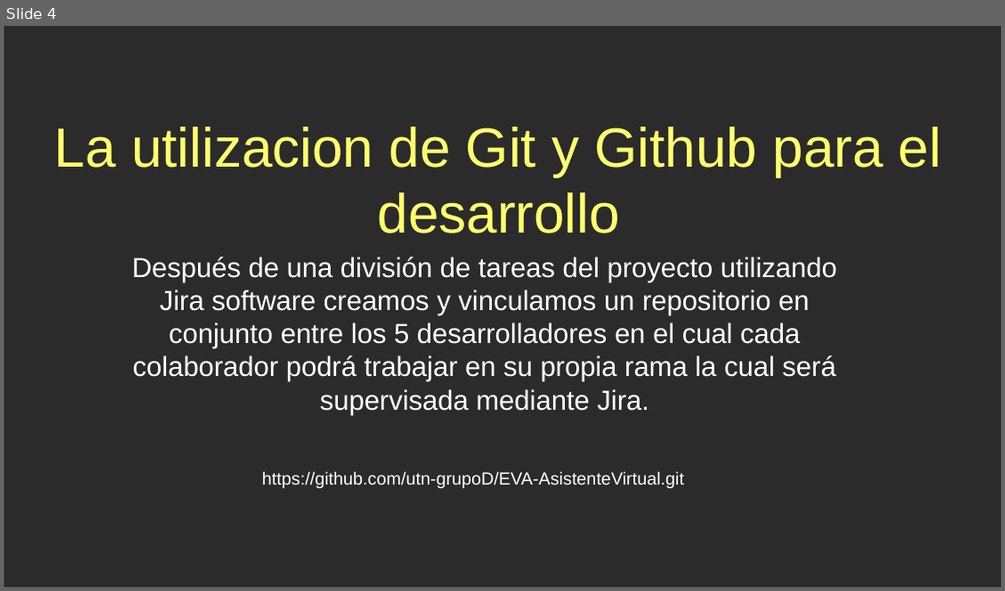
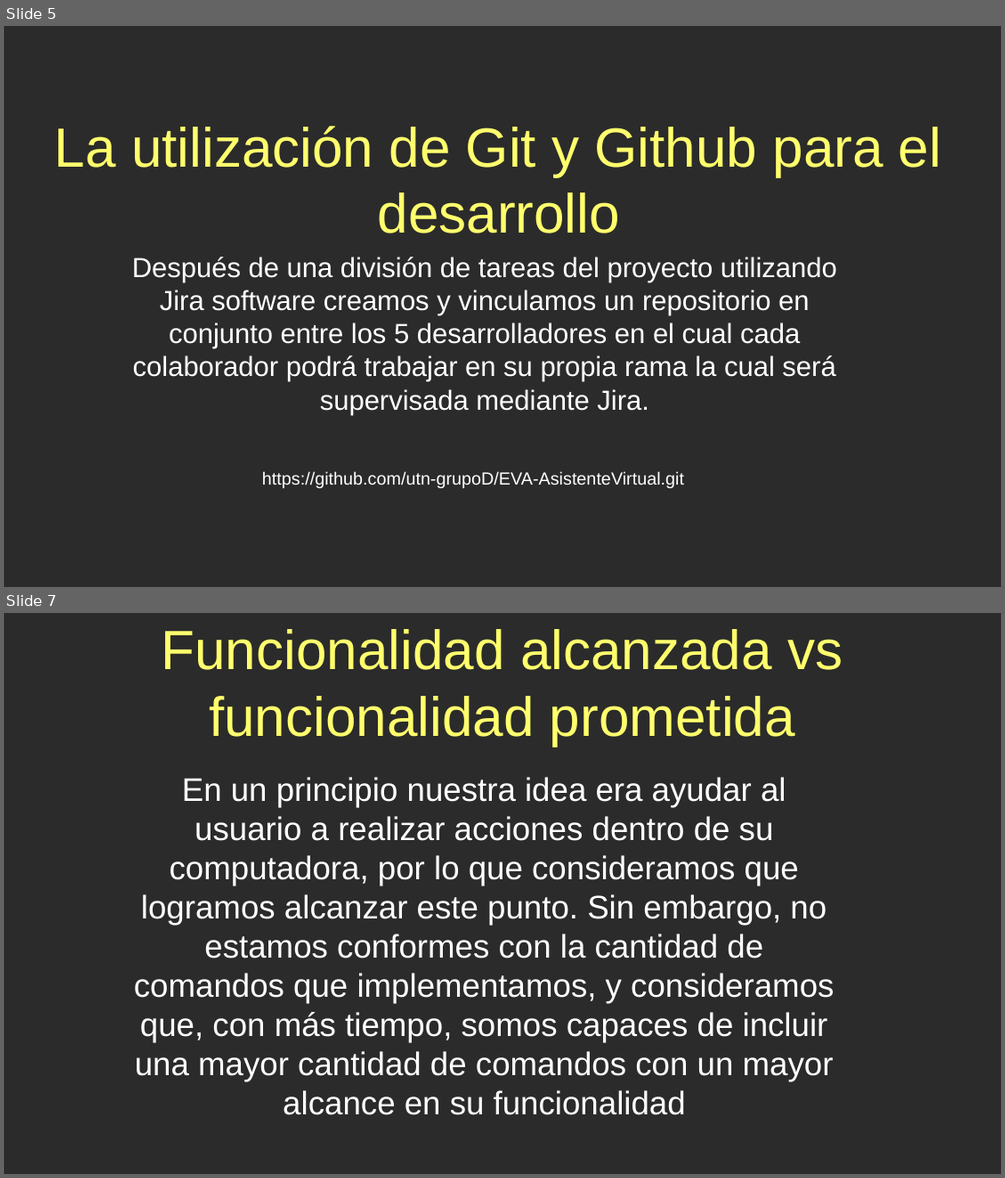
Before and after one commit to utn-grupoD/EVA-AsistenteVirtual, a slide deck: Presentacion del proyecto/Presentacion Asistente Virtual.odp. Shown one above the other, each under a label of ours: slide 4 before the commit, slides 5 and 7 after it; the slides between them are not shown. The pictures are 1005x591 and 1005x1178 pixels, drawn with LibreOffice and Linux fonts; fonts in the diff are those of the drawing; background and template pictures are left out; a plain dark background stands for a picture behind light text. Boxes give left, top, right and bottom in pixels: in the first picture for what was removed or moved away, otherwise in the second. Text is boxed around its words. In the diff, an @@ line names an element or a change of style, - is before the commit and + after.

```diff
--- a/Presentacion del proyecto/Presentacion Asistente Virtual.odp
+++ b/Presentacion del proyecto/Presentacion Asistente Virtual.odp
@@ slide 7 added at [4,613,1001,1174], background picture (left out) @@
@@ text added at [162,629,842,746], 44 pt, text #FFFF6D @@
+Funcionalidad alcanzada vs funcionalidad prometida
@@ text added at [134,777,833,1115], 26 pt, text #FFFFFF @@
+En un principio nuestra idea era ayudar al usuario a realizar acciones dentro de su computadora, por lo que consideramos que logramos alcanzar este punto. Sin embargo, no estamos conformes con la cantidad de comandos que implementamos, y consideramos que, con más tiempo, somos capaces de incluir una mayor cantidad de comandos con un mayor alcance en su funcionalidad
@@ what was slide 4 is now slide 5 @@
@@ slide 5 changed as well @@
@@ text at [55,126,941,233]: text changed @@
-La utilizacion de Git y Github para el desarrollo
+La utilización de Git y Github para el desarrollo
```
Also in this commit, not shown: 4 other slides changed, 4 other slides added.
